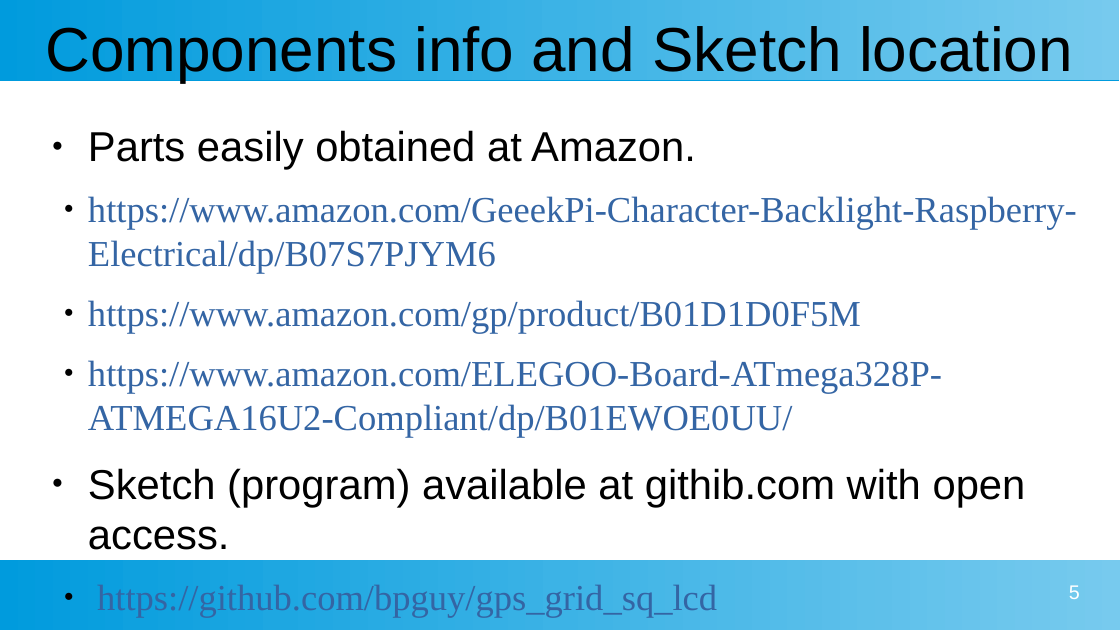
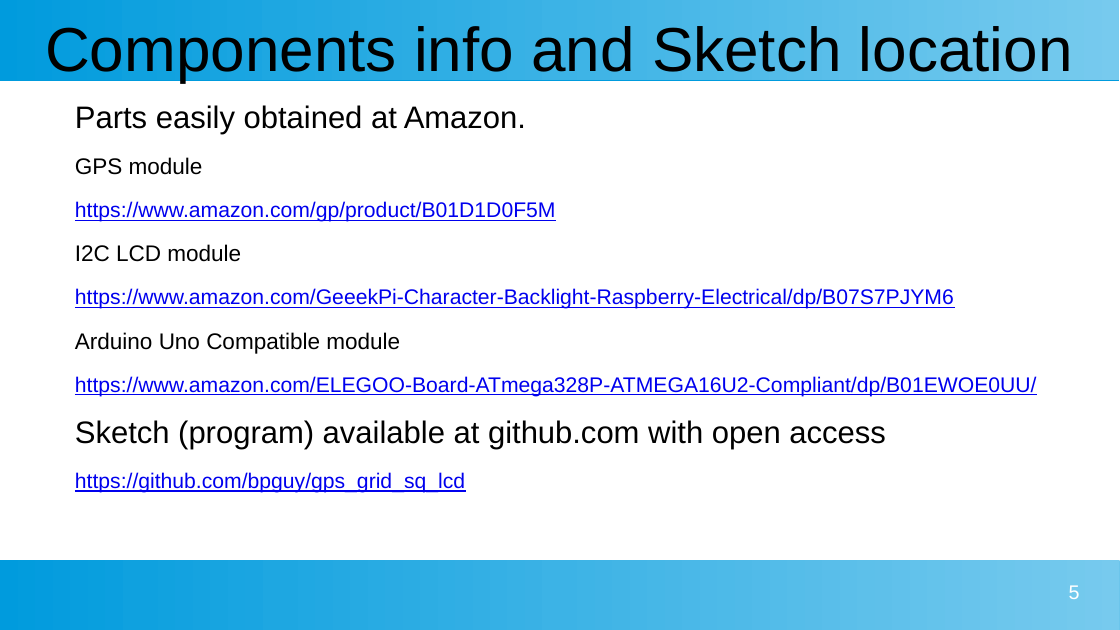
Before and after one commit to bpguy/gps_grid_sq_lcd, a slide deck: slide 5 of Grid_Square_LCD.pptx. Drawn at 1120x630 pixels with LibreOffice and Linux fonts; fonts in the diff are those of the drawing. Boxes give left, top, right and bottom in pixels: in the first picture for what was removed or moved away, otherwise in the second. Text is boxed around its words. In the diff, an @@ line names an element or a change of style, - is before the commit and + after.

```diff
--- a/Grid_Square_LCD.pptx
+++ b/Grid_Square_LCD.pptx
@@ text "Parts easily obtained at Amazon.": place and size @@
-text "Parts easily obtained at Amazon." at [88,130,1077,617]
+text "Parts easily obtained at Amazon." at [75,105,1037,493]
@@ text at [75,105,1037,493]: size 29.6 to 22 pt in "Parts easily obtained at Amazon."; size 25.9 to 15 pt, font Times New Roman to Arial, text colour #3465A4 to #0000EE, underline on in "https://www.amazon.com/GeeekPi-Character-Backlight-Raspberry ...", "https://www.amazon.com/ELEGOO-Board-ATmega328P-ATMEGA16U2-Co ...", "https://github.com/bpguy/gps_grid_sq_lcd"; bullet ● to none; line spacing 1 to 0.9; list level 2 to 1 in "https://www.amazon.com/GeeekPi-Character-Backlight-Raspberry ..."; list level 2 to 1 in "https://www.amazon.com/ELEGOO-Board-ATmega328P-ATMEGA16U2-Co ..."; list level 2 to 1 in "https://github.com/bpguy/gps_grid_sq_lcd" @@
@@ text at [75,157,556,262]: paragraphs added @@
+GPS module
+https://www.amazon.com/gp/product/B01D1D0F5M
+I2C LCD module
@@ text at [75,332,400,354]: text changed; size 25.9 to 16 pt; font Times New Roman to Arial; text colour #3465A4 to #000000 @@
-  ● https://www.amazon.com/gp/product/B01D1D0F5M
+Arduino Uno Compatible module
@@ text at [75,420,885,449]: text changed; size 29.6 to 22 pt @@
-● Sketch (program) available at githib.com with open access.
+Sketch (program) available at github.com with open access
```
Also in this commit, not shown: 3 other slides changed, 5 slides added, 9 other files.
